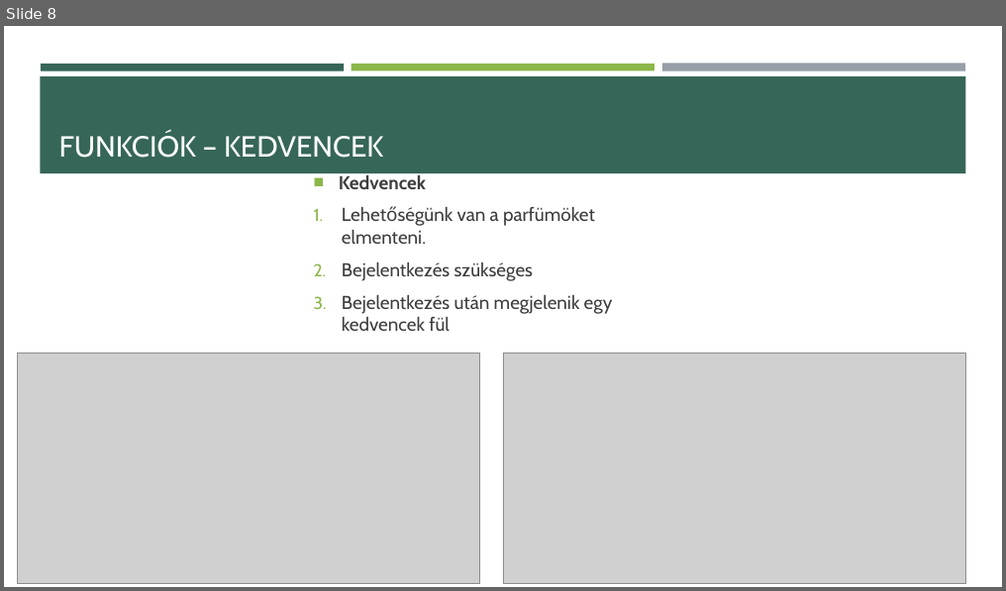
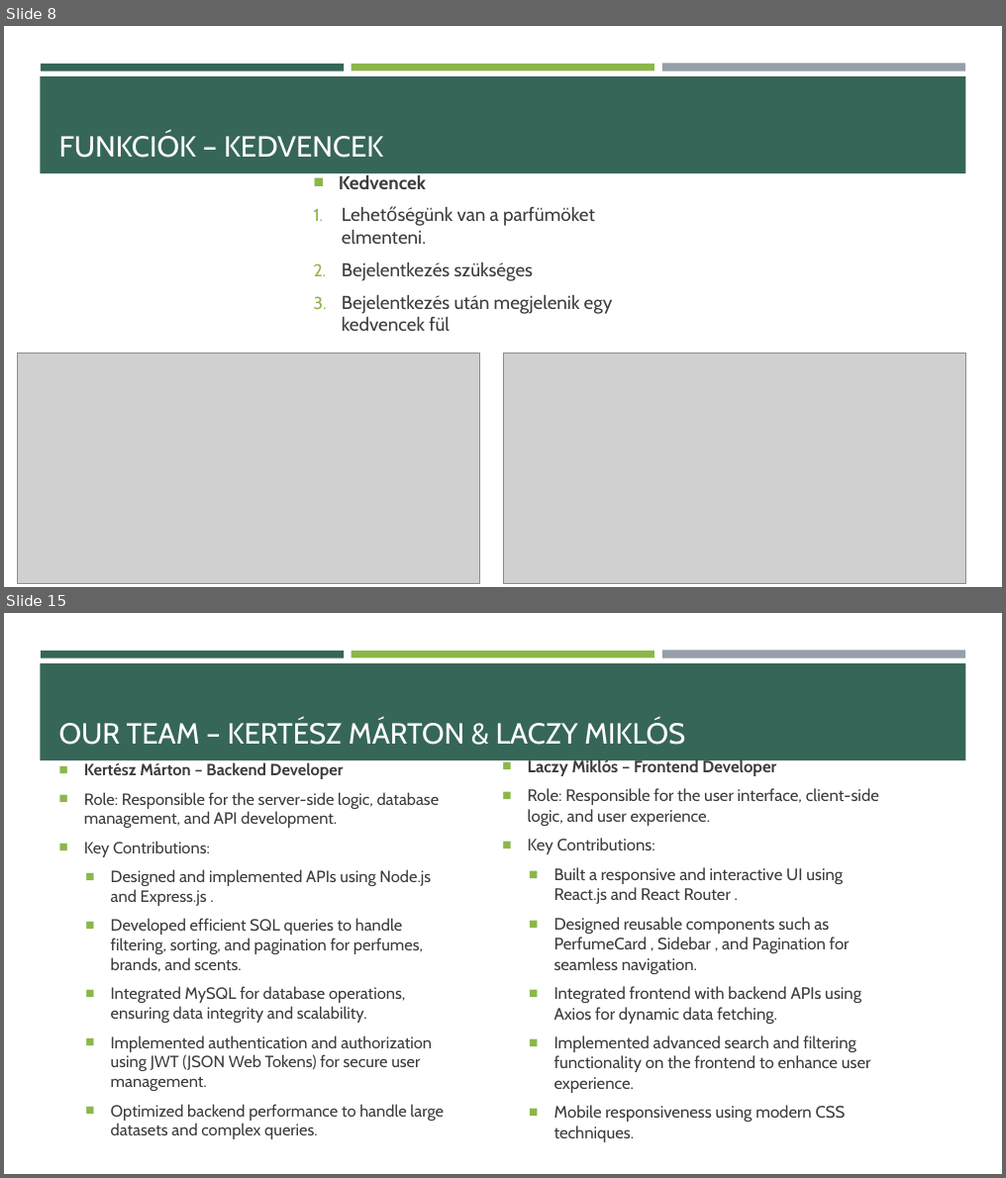
Before and after one commit to mikilaczy/Parfumvilag, a slide deck: Parfümvilág.pptx. Shown one above the other, each under a label of ours: slide 8 before the commit, slides 8 and 15 after it; the slides between them are not shown. The pictures are 1006x591 and 1006x1178 pixels, drawn with LibreOffice and Linux fonts; fonts in the diff are those of the drawing; grey boxes stand for pictures. Boxes give left, top, right and bottom in pixels: in the first picture for what was removed or moved away, otherwise in the second. Text is boxed around its words. In the diff, an @@ line names an element or a change of style, - is before the commit and + after.

```diff
--- a/Parfümvilág.pptx
+++ b/Parfümvilág.pptx
@@ slide 15 added at (4,613,1002,1174), background #FFFFFF; not listed: 4 template elements that a slide beside it also shows @@
@@ title added at (59,719,685,745), 28 pt, text #FFFFFF @@
+OUR TEAM – KERTÉSZ MÁRTON & LACZY MIKLÓS
@@ text added at (528,759,879,1143), 16 pt, text #3D3D3D @@
+■ Laczy Miklós – Frontend Developer
+■ Role: Responsible for the user interface, client-side logic, and user experience.
+■ Key Contributions:
+  ■ Built a responsive and interactive UI using React.js and React Router .
+  ■ Designed reusable components such as PerfumeCard , Sidebar , and Pagination for seamless navigation.
+  ■ Integrated frontend with backend APIs using Axios for dynamic data fetching.
+  ■ Implemented advanced search and filtering functionality on the frontend to enhance user experience.
+  ■ Mobile responsiveness using modern CSS techniques.
@@ text added at (84,762,444,1140), 15.7 pt, text #3D3D3D @@
+■ Kertész Márton – Backend Developer
+■ Role: Responsible for the server-side logic, database management, and API development.
+■ Key Contributions:
+  ■ Designed and implemented APIs using Node.js and Express.js .
+  ■ Developed efficient SQL queries to handle filtering, sorting, and pagination for perfumes, brands, and scents.
+  ■ Integrated MySQL for database operations, ensuring data integrity and scalability.
+  ■ Implemented authentication and authorization using JWT (JSON Web Tokens) for secure user management.
+  ■ Optimized backend performance to handle large datasets and complex queries.
```
Also in this commit, not shown: 1 slide changed, 6 other slides added, 2 other files.
